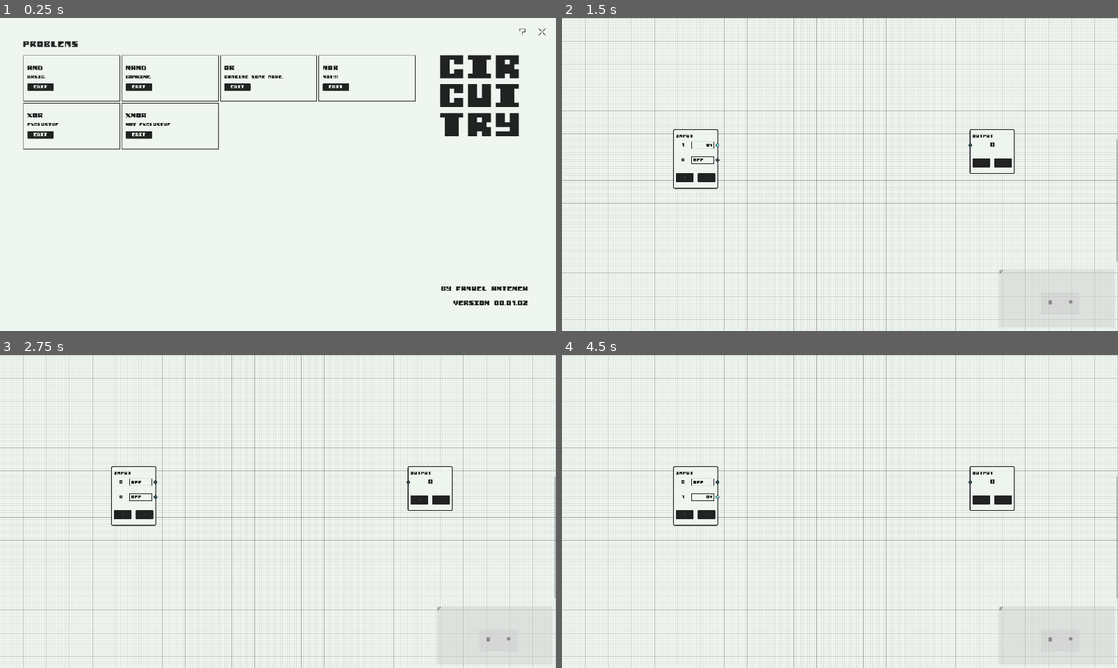
Above: before the commit, frames 1-4 (two rows, left to right).
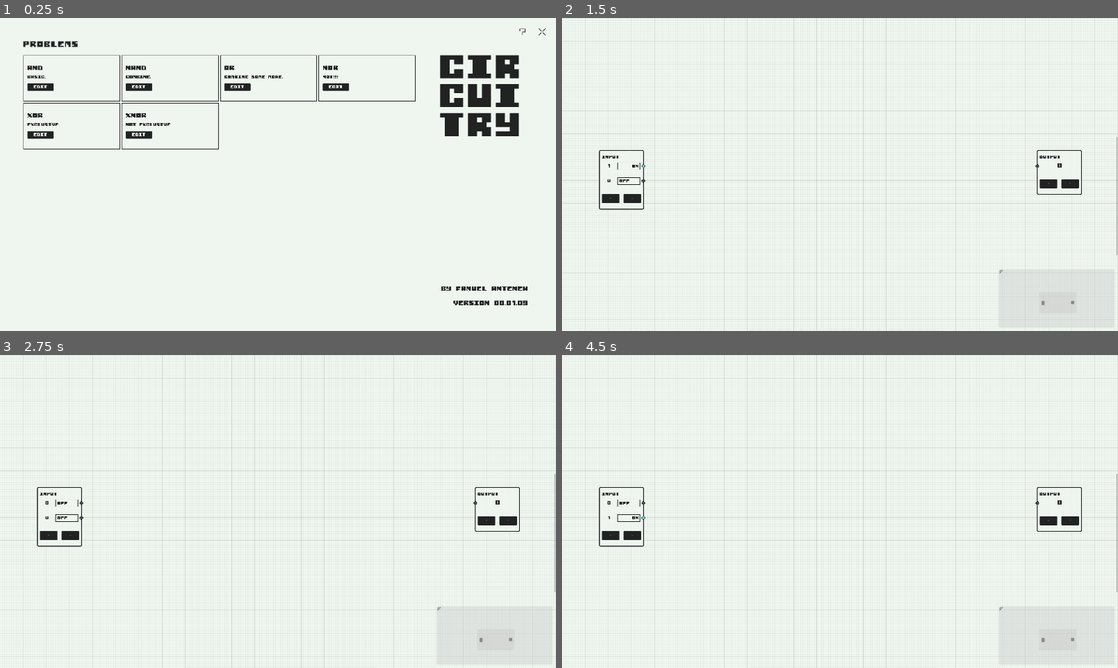
Above: after the commit, the same moments.

Repository: FanuelAnte/Circuitry
Game: Godot game, scene res://Scenes/Menus/MainMenu.tscn
The game is run twice, just before and just after one commit, with the same random seed, the same clock (stepped at 60 frames per second) and the same inputs.
Inputs:
- Up to frame 1 (0.25 s): no input
- Up to frame 2 (1.5 s): click "Edit" at 0.5 s; click "0" at 1.25 s
- Up to frame 3 (2.75 s): click "1" at 2 s
- Up to frame 4 (4.5 s): click "0" at 2.75 s; click "1" at 3.5 s; click "0" at 4.25 s

The runs differ from the first frame. In frame 1, less than 0.1% of the frame differs, in the area x 94-95%, y 90-92%; in frame 2, 4.0%; in frame 3, 4.0%, in the area x 0-100%, y 0-100%; in frame 4, 4.0%.

Commit message:
Fixed gate addition

Diff:
--- a/Assets/Themes/LightTheme.tres
+++ b/Assets/Themes/LightTheme.tres
@@ -66,7 +66,7 @@
 content_margin_left = 10.0
 content_margin_right = 5.0
 content_margin_top = 30.0
-bg_color = Color( 0.941176, 0.964706, 0.941176, 0.862745 )
+bg_color = Color( 0.941176, 0.964706, 0.941176, 0.784314 )
 border_width_left = 3
 border_width_top = 3
 border_width_right = 3
@@ -81,7 +81,7 @@
 content_margin_left = 10.0
 content_margin_right = 5.0
 content_margin_top = 30.0
-bg_color = Color( 0.941176, 0.964706, 0.941176, 0.941176 )
+bg_color = Color( 0.941176, 0.964706, 0.941176, 0.784314 )
 border_width_left = 3
 border_width_top = 3
 border_width_right = 3
@@ -223,9 +223,9 @@
 CheckButton/styles/hover_pressed = SubResource( 20 )
 CheckButton/styles/normal = SubResource( 20 )
 CheckButton/styles/pressed = SubResource( 20 )
-GraphEdit/colors/grid_major = Color( 0, 0, 0, 0.313726 )
-GraphEdit/colors/grid_minor = Color( 0.4, 0.4, 0.4, 0.117647 )
-GraphEdit/colors/selection_fill = Color( 0.7, 0.7, 0.7, 0.392157 )
+GraphEdit/colors/grid_major = Color( 0, 0, 0, 0.137255 )
+GraphEdit/colors/grid_minor = Color( 0.4, 0.4, 0.4, 0.0588235 )
+GraphEdit/colors/selection_fill = Color( 0.701961, 0.701961, 0.701961, 0.392157 )
 GraphEdit/colors/selection_stroke = Color( 0.419608, 0.419608, 0.419608, 0.784314 )
 GraphEdit/constants/port_grab_distance_horizontal = 30
 GraphEdit/constants/port_grab_distance_vertical = 30
@@ -252,12 +252,11 @@
 Label/colors/font_color = Color( 0.133333, 0.137255, 0.137255, 1 )
 Label/fonts/font = SubResource( 1 )
 Panel/styles/panel = SubResource( 10 )
-TextEdit/colors/caret_color = Color( 0.235294, 0.352941, 0.368627, 1 )
-TextEdit/colors/current_line_color = Color( 0.342, 0.3576, 0.36, 0.462745 )
-TextEdit/colors/font_color = Color( 0.133333, 0.137255, 0.137255, 1 )
-TextEdit/colors/line_number_color = Color( 0.3534, 0.37468, 0.38, 0.615686 )
-TextEdit/colors/number_color = Color( 0.529412, 0.85098, 0.901961, 1 )
-TextEdit/colors/symbol_color = Color( 0.3828, 0.433327, 0.44, 1 )
+TextEdit/colors/font_color = Color( 0.133333, 0.137255, 0.137255, 0.588235 )
+TextEdit/colors/font_color_readonly = Color( 0.133333, 0.137255, 0.137255, 0.588235 )
+TextEdit/colors/line_number_color = Color( 0.133333, 0.137255, 0.137255, 0.431373 )
+TextEdit/colors/number_color = Color( 0.490196, 0.831373, 0.8, 1 )
+TextEdit/colors/symbol_color = Color( 0.490196, 0.831373, 0.8, 1 )
 TextEdit/fonts/font = SubResource( 21 )
 TextEdit/styles/focus = SubResource( 22 )
 TextEdit/styles/normal = SubResource( 22 )
--- a/Scenes/Globals.gd
+++ b/Scenes/Globals.gd
@@ -2,7 +2,7 @@
 
 var connections = []
 
-var line_colors = {"active" : "87d9e6", "inactive" : "3c5a5e"}
+var line_colors = {"active" : "7dd4cc", "inactive" : "3c5a5e"}
 
 var problem_list = [
 	{"id": 0,
--- a/Scenes/MainGame.gd
+++ b/Scenes/MainGame.gd
@@ -8,8 +8,8 @@
 
 func _ready():
 	graph_edit.get_zoom_hbox().visible = false
-	graph_edit.get_child(1).offset = Vector2(1408, 384)
-	graph_edit.get_child(2).offset = Vector2(384, 384)
+	graph_edit.get_child(1).offset = Vector2(1640, 456)
+	graph_edit.get_child(2).offset = Vector2(128, 456)
 	node_menu.parse_validation_table()
 
 func _process(delta):
--- a/Scenes/MainGame.tscn
+++ b/Scenes/MainGame.tscn
@@ -16,20 +16,25 @@
 anchor_right = 1.0
 anchor_bottom = 1.0
 right_disconnects = true
+scroll_offset = Vector2( -37, -56 )
 snap_distance = 8
 zoom_min = 1.0
 zoom_max = 1.0
-zoom_step = 1.02
+zoom_step = 1.05
 minimap_size = Vector2( 400, 200 )
 
 [node name="Output" parent="GraphEdit" groups=["output"] instance=ExtResource( 4 )]
-margin_right = 155.0
-margin_bottom = 128.0
+margin_left = 37.0
+margin_top = 56.0
+margin_right = 192.0
+margin_bottom = 184.0
 mouse_filter = 1
 
 [node name="Input" parent="GraphEdit" groups=["input"] instance=ExtResource( 3 )]
-margin_right = 155.0
-margin_bottom = 128.0
+margin_left = 37.0
+margin_top = 56.0
+margin_right = 192.0
+margin_bottom = 184.0
 mouse_filter = 1
 
 [node name="NodeMenu" parent="." instance=ExtResource( 1 )]
--- a/Scenes/Menus/MainMenu.tscn
+++ b/Scenes/Menus/MainMenu.tscn
@@ -76,7 +76,7 @@
 margin_bottom = 90.0
 custom_colors/font_color = Color( 0.133333, 0.137255, 0.137255, 1 )
 custom_fonts/font = SubResource( 2 )
-text = "Version 00.01.02"
+text = "Version 00.01.09"
 align = 2
 valign = 1
 
--- a/Scenes/NodeMenu.gd
+++ b/Scenes/NodeMenu.gd
@@ -12,7 +12,7 @@
 onready var state_lbl = $ValidationTablePanel/Panel/StateLbl
 
 var offset_vector = Vector2(32, 32)
-var init_pos = Vector2(512, 128)
+var init_pos = Vector2(990, 540)
 var node_index = 0
 
 func _ready():
@@ -23,7 +23,7 @@
 
 func add_gate(scene_path):
 	var graph = get_parent().get_child(0)
-	if node_index > 10:
+	if node_index > 5:
 		node_index = 0
 		init_pos = init_pos + Vector2(0, 64)
 	var node = scene_path.instance()
@@ -112,6 +112,7 @@
 		elif node.is_in_group("output"):
 			output_node = node
 
+	state_lbl.add_color_override("font_color", Color(Globals.line_colors["inactive"]))
 	state_lbl.text = "Checking..."
 
 	for i in range(parsed_table[0].size()):
@@ -123,7 +124,8 @@
 #		yield(get_tree().create_timer(0.5), "timeout")
 
 	if valid:
+		state_lbl.add_color_override("font_color", Color(Globals.line_colors["active"]))
 		state_lbl.text = "Correct!"
-		state_lbl.add_color_override("font_color", Color(Globals.line_colors["active"]))
 	elif !valid:
+		state_lbl.add_color_override("font_color", Color(Globals.line_colors["inactive"]))
 		state_lbl.text = "Incorrect."
Not shown, changed: export_presets.cfg
